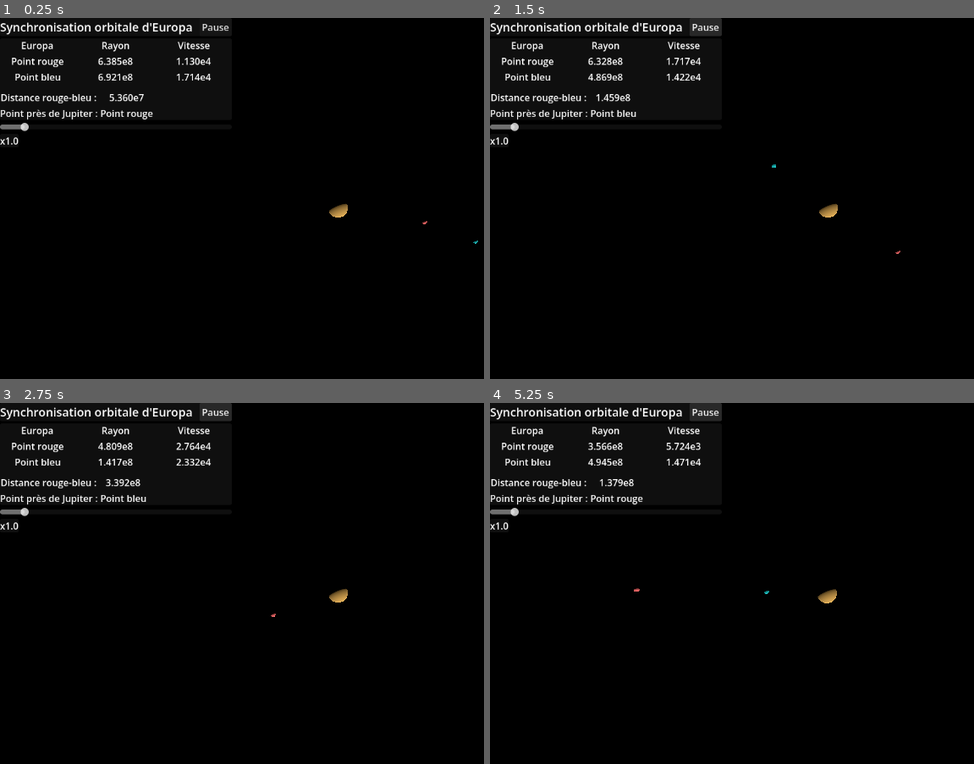
Above: before the commit, frames 1-4 (two rows, left to right).
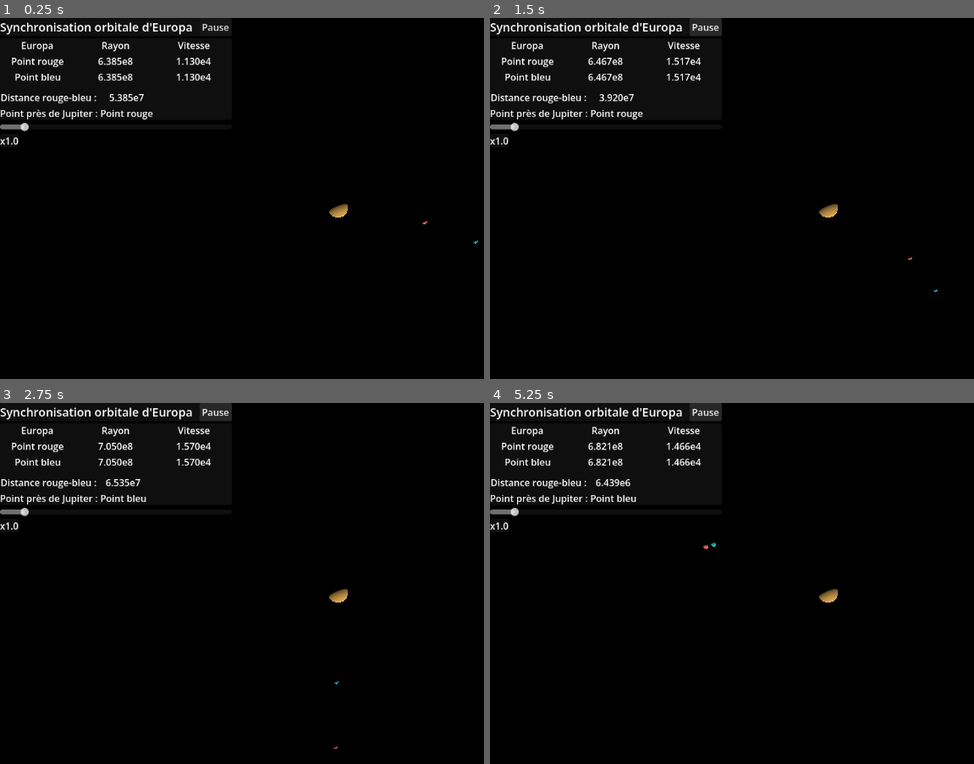
Above: after the commit, the same moments.

Repository: adorion25/Euroba
Game: Godot game, scene res://node_3d.tscn
The game is run twice, just before and just after one commit, with the same random seed, the same clock (stepped at 60 frames per second) and the same inputs. The project has no main scene, so this scene is started directly.
Inputs:
- Up to frame 1 (0.25 s): no input
- Up to frame 2 (1.5 s): click "Pause" at 0.5 s; click "Reprendre" at 1.25 s
- Up to frame 3 (2.75 s): no input
- Up to frame 4 (5.25 s): no input

The runs differ from the first frame. In frame 1, 0.1% of the frame differs, in the area x 21-42%, y 15-24%; in frame 2, 0.4%; in frame 3, 0.3%; in frame 4, 0.5%, in the area x 20-72%, y 11-56%.

Commit message:
réparation du code qu'ANTOINE a modifié :)

Diff:
--- a/euroba/interface.gd
+++ b/euroba/interface.gd
@@ -2,7 +2,8 @@
 class_name Interface
 
 @export_group("Simulation")
-@export var lune : Lune
+@export var lune_1 : Lune
+@export var lune_2 : Lune
 
 @export_group("Textes")
 @export var rayon_1 : Label
@@ -17,13 +18,13 @@
 
 
 func _process(delta:float) -> void:
-	rayon_1.text = format_scientifique(lune.r_1.length())
-	vitesse_1.text = format_scientifique(lune.v_1.length())
-	rayon_2.text = format_scientifique(lune.r_2.length())
-	vitesse_2.text = format_scientifique(lune.v_2.length())
-	distance.text = format_scientifique(abs(lune.r_1.length() - lune.r_2.length()))
+	rayon_1.text = format_scientifique(lune_1.r_1.length())
+	vitesse_1.text = format_scientifique(lune_1.v_1.length())
+	rayon_2.text = format_scientifique(lune_2.r_2.length())
+	vitesse_2.text = format_scientifique(lune_2.v_2.length())
+	distance.text = format_scientifique(abs(lune_1.r_1.length() - lune_2.r_1.length()))
 
-	if lune.r_1.length() < lune.r_2.length():
+	if lune_1.r_1.length() < lune_2.r_1.length():
 		point.text = "Point rouge"
 	else:
 		point.text = "Point bleu"
@@ -33,7 +34,8 @@
 
 	Paramètre :
 	etat_pause -- est-ce que la simulation est en pause ou non """
-	lune.mettre_en_pause(mode_pause)
+	lune_1.mettre_en_pause(mode_pause)
+	lune_2.mettre_en_pause(mode_pause)
 
 
 func format_scientifique(valeur : float) -> String:
@@ -59,5 +61,6 @@
 	Retour:
 	une chaîne de caractères représentant ce nombre
 	"""
-	lune.echelle_temps = valeur
+	lune_1.echelle_temps = valeur
+	lune_2.echelle_temps = valeur
 	vitesse_simulation.text = "x" + "%.1f" % valeur
--- a/euroba/node_3d.tscn
+++ b/euroba/node_3d.tscn
@@ -98,5 +98,6 @@
 
 [node name="CanvasLayer" type="CanvasLayer" parent="." unique_id=996496170]
 
-[node name="Interface" parent="CanvasLayer" unique_id=1115889947 node_paths=PackedStringArray("lune") instance=ExtResource("2_noarx")]
-lune = NodePath("../../Europe 1")
+[node name="Interface" parent="CanvasLayer" unique_id=1115889947 node_paths=PackedStringArray("lune_1", "lune_2") instance=ExtResource("2_noarx")]
+lune_1 = NodePath("../../Europe 1")
+lune_2 = NodePath("../../Europe 2")
